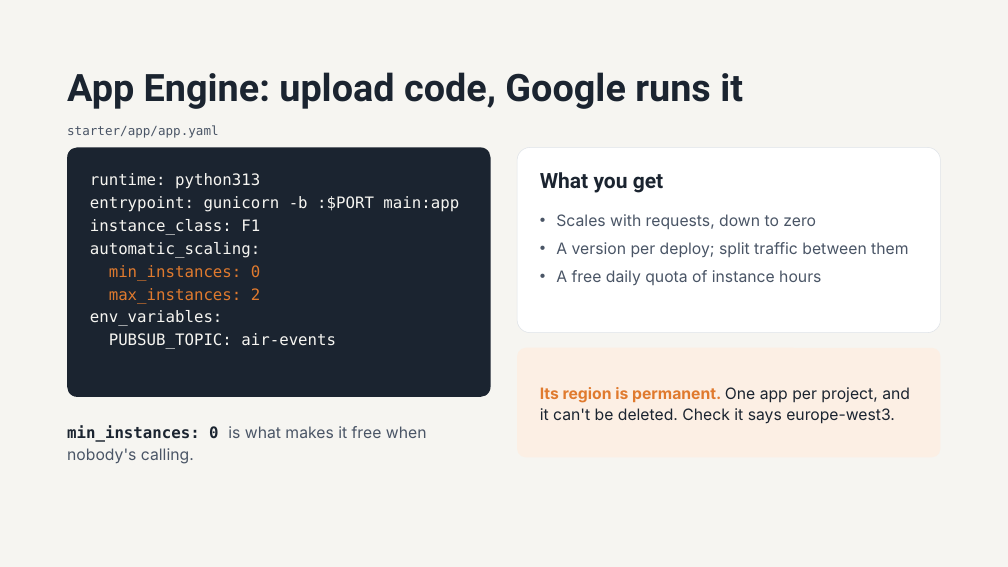
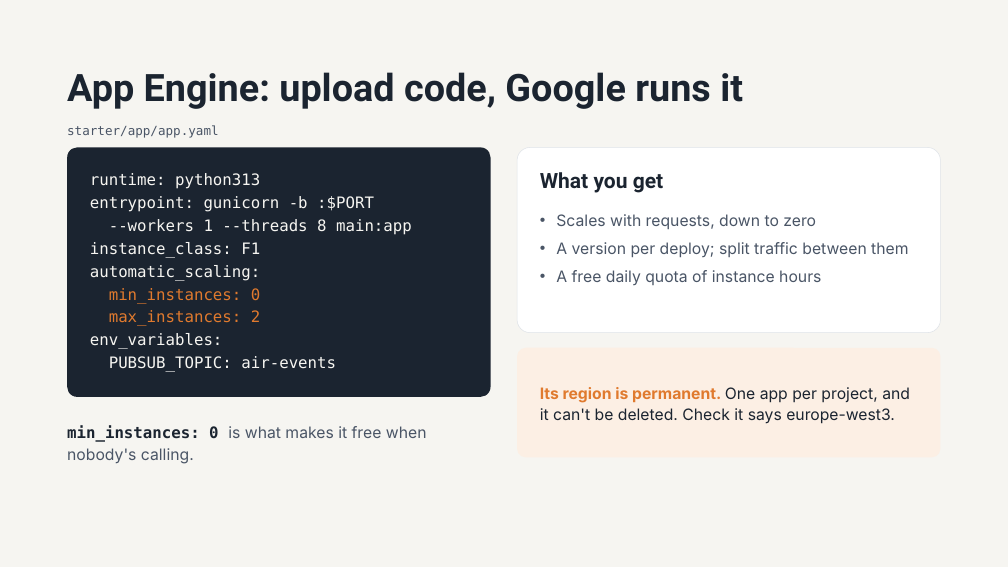
Before and after one commit to 1768SAIKUMAR/cloud-computing-srh, a slide deck: slide 9 of sessions/06-pub-sub-and-app-engine/slides/session-06-pub-sub-and-app-engine.pptx. Drawn at 1008x567 pixels with LibreOffice and Linux fonts; fonts in the diff are those of the drawing. Boxes give left, top, right and bottom in pixels: in the first picture for what was removed or moved away, otherwise in the second. Text is boxed around its words. In the diff, an @@ line names an element or a change of style, - is before the commit and + after.

```diff
--- a/sessions/06-pub-sub-and-app-engine/slides/session-06-pub-sub-and-app-engine.pptx
+++ b/sessions/06-pub-sub-and-app-engine/slides/session-06-pub-sub-and-app-engine.pptx
@@ text at [90,196,412,235]: text changed @@
-entrypoint: gunicorn -b :$PORT main:app
+entrypoint: gunicorn -b :$PORT
+--workers 1 --threads 8 main:app
```
Also in this commit, not shown: 1 other slide changed.
